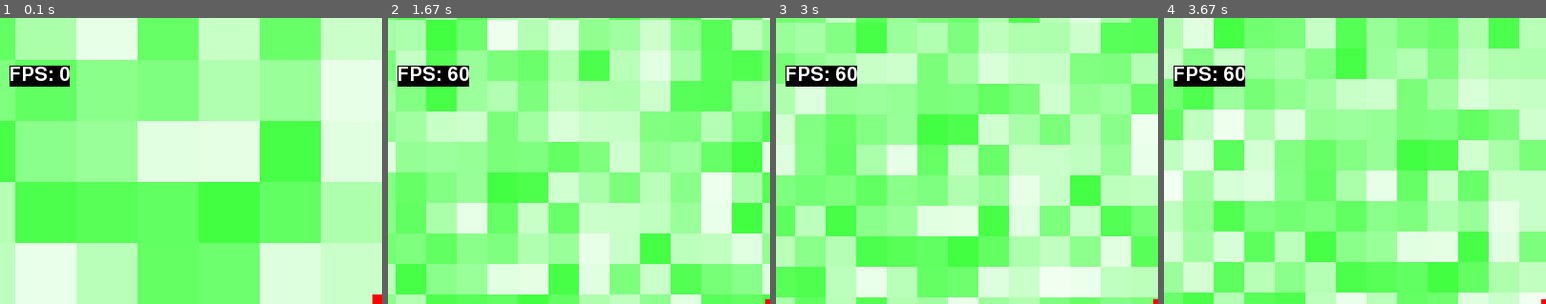
Above: before the commit, frames 1-4 (left to right).
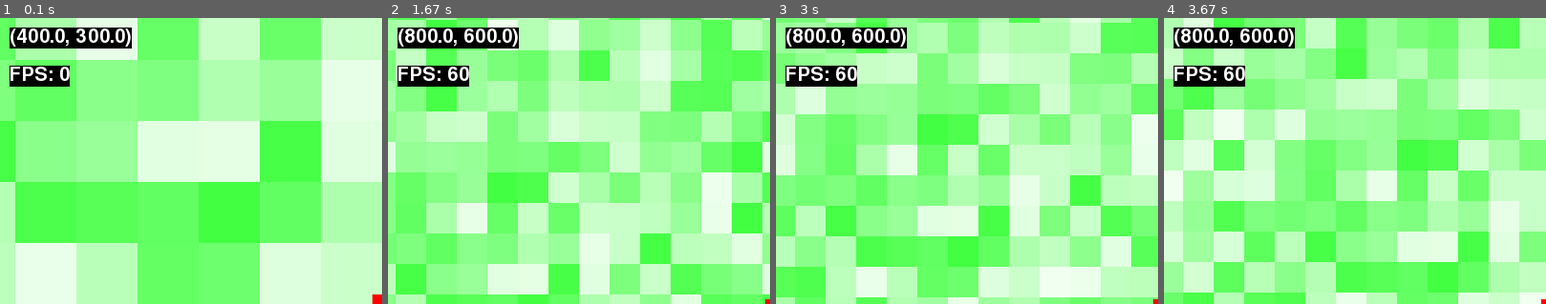
Above: after the commit, the same moments.

Repository: nitori/pygame-goggles
Game: pygame game, started from examples/example_zoom.py
Two runs of this game, one before a commit and one after it. Both use one fixed random seed, a clock stepped at 60 frames per second and the inputs below.
Inputs:
- Up to frame 1 (0.1 s): no input
- Up to frame 2 (1.67 s): hold + 0.33-0.8 s; hold D 0.33-0.8 s; hold D 0.83-1.3 s; hold W 1.33-1.63 s
- Up to frame 3 (3 s): hold D 1.67-2.13 s; hold A 2.17-2.7 s; hold S from 2.73 s (still down)
- Up to frame 4 (3.67 s): release S at 3.03 s; hold A 3.07-3.47 s; hold W from 3.5 s (still down)
The pictures show only the part of the screen within x 0-50%, y 0-50%; the shares and areas given below are measured in that part.

The runs differ from the first frame. In frame 1, 2.1% of the frame differs, in the area x 2-35%, y 3-11%; in frame 2, 2.2%; in frame 3, 2.3%; in frame 4, 2.3%.

Commit message:
Add region size output to zoom example

Diff:
--- a/examples/example_zoom.py
+++ b/examples/example_zoom.py
@@ -15,6 +15,8 @@
 
     view.move_to(app.player_pos.center)
 
+    font = pygame.Font(pygame.font.get_default_font())
+
     def event_handler(event: pygame.Event):
         if event.type == pygame.KEYDOWN:
             if event.key in (pygame.K_PLUS, pygame.K_KP_PLUS):
@@ -30,6 +32,9 @@
             (app.player_pos.topleft, app.player_surf)
         ])
 
+        size_text = font.render(str(view.region.size), True, 'white', 'black')
+        app.screen.blit(size_text, (10, 10))
+
 
 if __name__ == '__main__':
     main()
